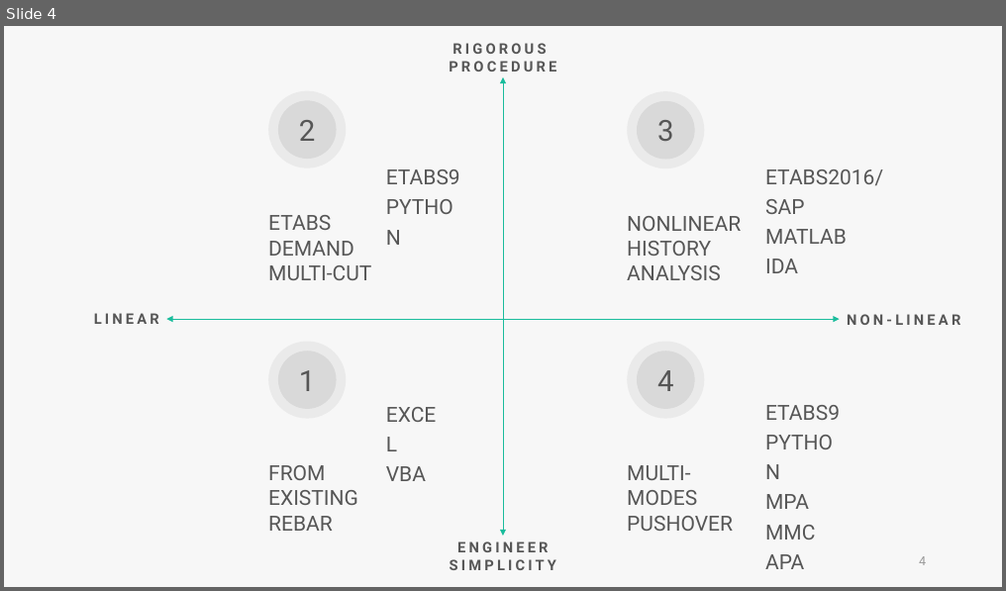
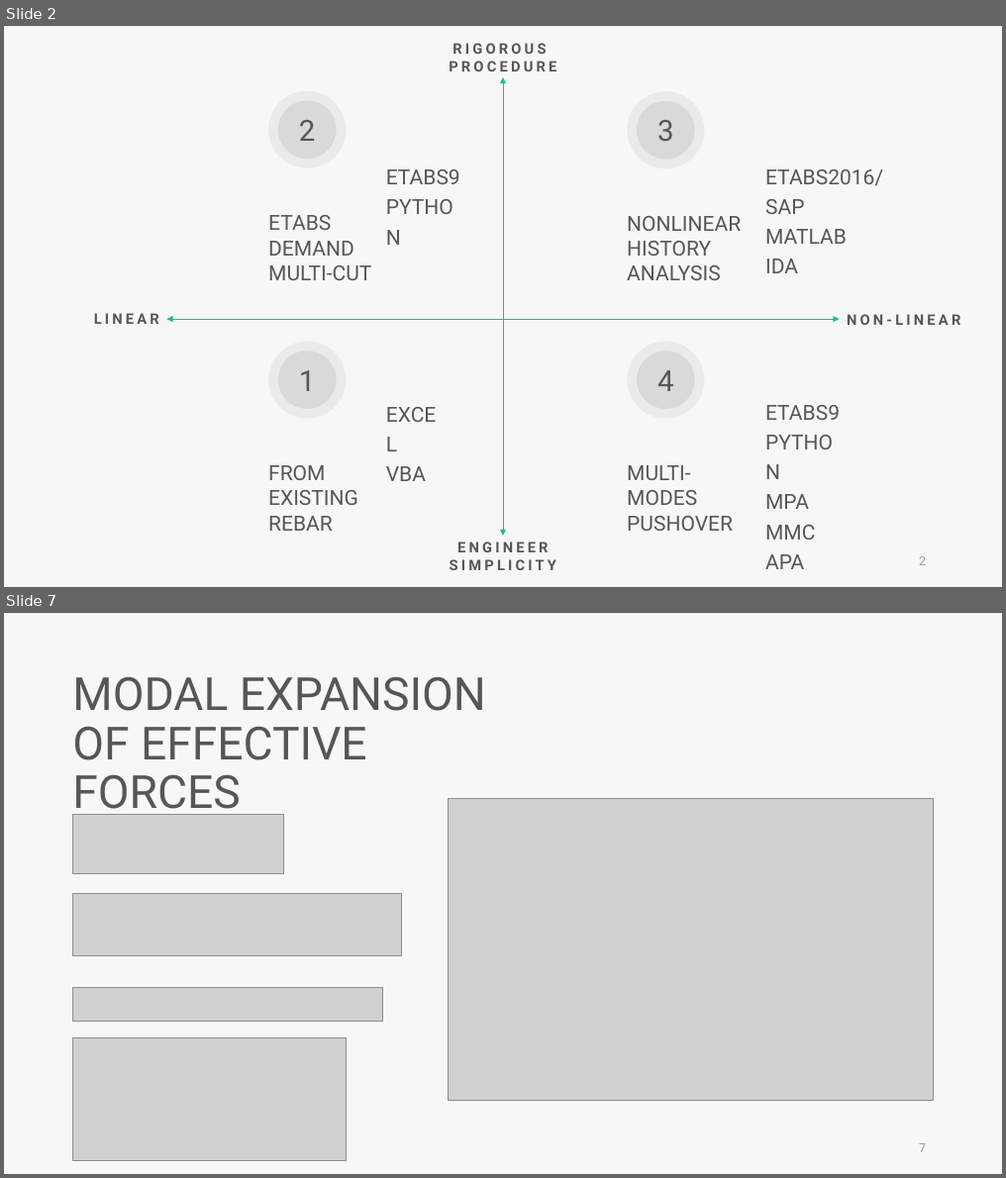
Before and after one commit to skyran1278/VbaProject, a slide deck: 20180126_SmartCut/20181025_Meeting/20181025 Meeting.pptx. Shown one above the other, each under a label of ours: slide 4 before the commit, slides 2 and 7 after it; the slides between them are not shown. The pictures are 1006x591 and 1006x1178 pixels, drawn with LibreOffice and Linux fonts; fonts in the diff are those of the drawing; grey boxes stand for pictures. Boxes give left, top, right and bottom in pixels: in the first picture for what was removed or moved away, otherwise in the second. Text is boxed around its words. In the diff, an @@ line names an element or a change of style, - is before the commit and + after.

```diff
--- a/20180126_SmartCut/20181025_Meeting/20181025 Meeting.pptx
+++ b/20180126_SmartCut/20181025_Meeting/20181025 Meeting.pptx
@@ slide 7 added at bbox=[4, 613, 1002, 1174], background #F7F7F7 @@
@@ text added at bbox=[72, 676, 486, 820], 44 pt, text #565656 @@
+MODAL EXPANSION OF EFFECTIVE FORCES
@@ picture added at bbox=[73, 814, 284, 874] @@
@@ picture added at bbox=[448, 799, 934, 1100] @@
@@ picture added at bbox=[73, 894, 402, 956] @@
@@ picture added at bbox=[73, 987, 383, 1022] @@
@@ picture added at bbox=[73, 1039, 347, 1161] @@
@@ page number added at bbox=[919, 1144, 926, 1153], 12 pt, text #9A9A9A @@
+7
@@ what was slide 4 is now slide 2 @@
@@ page number at bbox=[919, 557, 926, 566]: text changed @@
-4
+2
```
Also in this commit, not shown: 3 slides changed, 7 other slides added, 1 slide removed, 1 other file.
